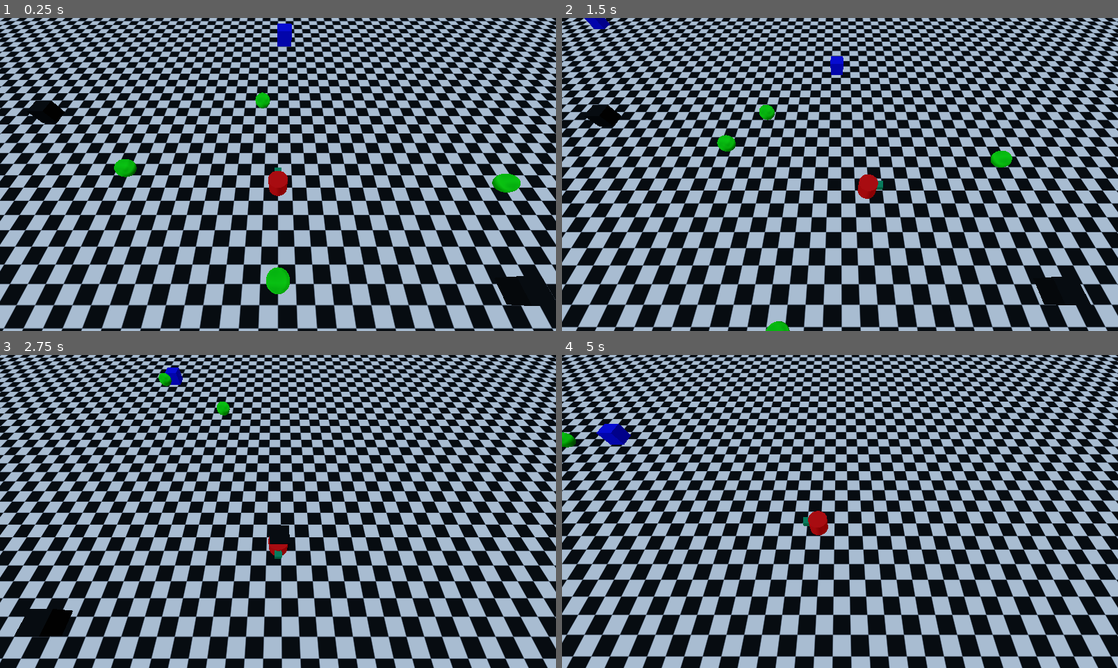
Above: before the commit, frames 1-4 (two rows, left to right).
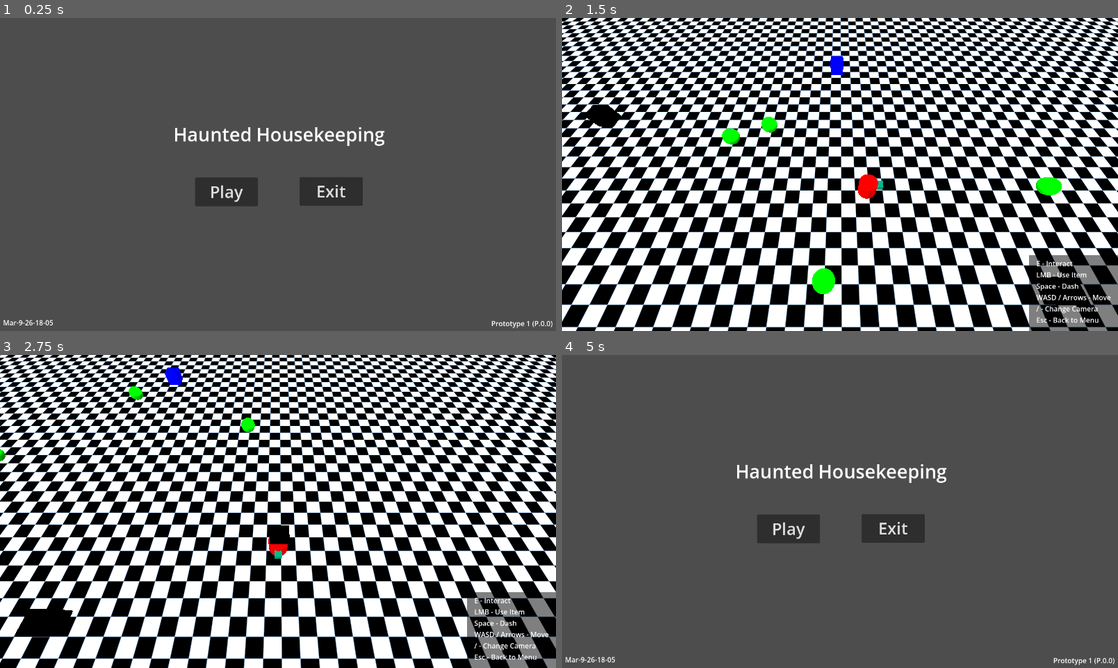
Above: after the commit, the same moments.

Repository: 0rbios/Haunted-Housekeeping
Game: Godot game, scene res://Maps/Main Menu/main_menu.tscn
Same seed, same stepped clock (60 frames per second), same inputs: the game is played once before the commit and once after it. Before the commit the project starts from res://Temp/debug.tscn.
Inputs (mouse positions are in pixels of both pictures, inside the frame that each line leads up to):
- Up to frame 1 (0.25 s): no input
- Up to frame 2 (1.5 s): click (789, 193) at 0.5 s, where only the run after the commit has a clickable "Play"; move the mouse to (962, 158) at 1.27 s; hold D (Right) from 1.28 s (still down); tap Space (Dash) at 1.35 s
- Up to frame 3 (2.75 s): tap E (Interact) at 1.55, 2.1 s; move the mouse to (166, 527) at 2.02 s; release D (Right) at 2.03 s; hold S (Down) from 2.03 s (still down); click (166, 527) at 2.3 s
- Up to frame 4 (5 s): move the mouse to (895, 442) at 2.77 s; release S (Down) at 2.78 s; press the mouse at (895, 442) at 2.78 s; hold D (Right) 2.78-3.53 s; tap Space (Dash) at 3.05, 3.6 s; move the mouse to (812, 574) at 3.52 s; release the mouse at (812, 574) at 3.53 s; hold W (Up) 3.53-4.28 s; tap E (Interact) at 3.8, 4.35 s; move the mouse to (1006, 558) at 4.27 s; press the mouse at (1006, 558) at 4.28 s; hold A (Left) from 4.28 s (still down); tap Escape (ui_cancel) at 4.9 s

The runs differ from the first frame. In frame 1, 98% of the frame differs, in the area x 0-100%, y 0-100%; in frame 2, 55%; in frame 3, 55%; in frame 4, 98%.

Commit message:
Added Main Menu - Added Tool Tip HUD - Fixed Item Pickup Rotation (Prototype 1 Ready)

Diff:
--- /dev/null
+++ b/Maps/HUD/hud.tscn
@@ -0,0 +1,22 @@
+[gd_scene format=3 uid="uid://7weh2gc0dfrp"]
+
+[node name="HUD" type="CanvasLayer" unique_id=1026730231]
+
+[node name="Back" type="ColorRect" parent="." unique_id=1820117260]
+offset_left = 1076.0
+offset_top = 545.0
+offset_right = 1280.0
+offset_bottom = 720.0
+color = Color(0, 0, 0, 0.5019608)
+
+[node name="Tool Tips" type="Label" parent="." unique_id=442194087]
+offset_left = 1092.0
+offset_top = 553.0
+offset_right = 1264.0
+offset_bottom = 706.0
+text = "E - Interact
+LMB - Use Item
+Space - Dash
+WASD / Arrows - Move
+/ - Change Camera
+Esc - Back to Menu"
--- /dev/null
+++ b/Maps/Main Menu/Scripts/main_menu.gd
@@ -0,0 +1,7 @@
+extends Control
+
+func _play_pressed():
+	get_tree().change_scene_to_file("res://Temp/debug.tscn")
+
+func _exit_button():
+	get_tree().quit()
--- /dev/null
+++ b/Maps/Main Menu/main_menu.tscn
@@ -0,0 +1,55 @@
+[gd_scene format=3 uid="uid://dttw5tp4dbpv7"]
+
+[ext_resource type="Script" uid="uid://ckry76hjalu7c" path="res://Maps/Main Menu/Scripts/main_menu.gd" id="1_e32qf"]
+
+[node name="Main Menu" type="Control" unique_id=502632630]
+layout_mode = 3
+anchors_preset = 15
+anchor_right = 1.0
+anchor_bottom = 1.0
+grow_horizontal = 2
+grow_vertical = 2
+script = ExtResource("1_e32qf")
+
+[node name="CanvasLayer" type="CanvasLayer" parent="." unique_id=1312700507]
+
+[node name="Title" type="Label" parent="CanvasLayer" unique_id=657473031]
+offset_left = 399.0
+offset_top = 238.0
+offset_right = 899.0
+offset_bottom = 304.0
+theme_override_font_sizes/font_size = 43
+text = "Haunted Housekeeping"
+
+[node name="Version Label" type="Label" parent="CanvasLayer" unique_id=1011881111]
+offset_left = 1131.0
+offset_top = 691.0
+offset_right = 1273.0
+offset_bottom = 714.0
+text = "Prototype 1 (P.0.0)"
+
+[node name="Compiled Date" type="Label" parent="CanvasLayer" unique_id=294270488]
+offset_left = 7.0
+offset_top = 689.0
+offset_right = 76.0
+offset_bottom = 712.0
+text = "Mar-9-26-18-05"
+
+[node name="Play Button" type="Button" parent="CanvasLayer" unique_id=963611272]
+offset_left = 449.0
+offset_top = 367.0
+offset_right = 594.0
+offset_bottom = 433.0
+theme_override_font_sizes/font_size = 38
+text = "Play"
+
+[node name="Exit Button" type="Button" parent="CanvasLayer" unique_id=186765882]
+offset_left = 690.0
+offset_top = 366.0
+offset_right = 835.0
+offset_bottom = 432.0
+theme_override_font_sizes/font_size = 38
+text = "Exit"
+
+[connection signal="pressed" from="CanvasLayer/Play Button" to="." method="_play_pressed"]
+[connection signal="pressed" from="CanvasLayer/Exit Button" to="." method="_exit_button"]
--- a/Objects/Pickups/Script/pickup.gd
+++ b/Objects/Pickups/Script/pickup.gd
@@ -16,11 +16,11 @@
 
 	if Input.is_action_just_pressed("Interact"):
 		if carriedBy == null and possibleCarrier != null:
+			carriedBy = possibleCarrier
 			self.position = Vector3(0,0,0)
-			self.rotation = possibleCarrier.rotation
-			carriedBy = possibleCarrier
 			carriedBy.carryingNode = self
 			reparent(carriedBy, false)
+			self.rotation = Vector3(0, 0, 0)
 		elif carriedBy != null:
 			drop()
 
--- a/Objects/Player/Scripts/player_movement.gd
+++ b/Objects/Player/Scripts/player_movement.gd
@@ -21,7 +21,7 @@
 		if Input.is_action_pressed("Use"):
 			carryingNode.position.z = -1
 			carryingNode.position.y = 0
-			activeSpeed = baseSpeed / 2
+			activeSpeed = baseSpeed / 2.0
 		else:
 			carryingNode.position.z = 0
 			carryingNode.position.y = 1
--- a/Temp/camera.gd
+++ b/Temp/camera.gd
@@ -21,3 +21,7 @@
 	match camMode:
 		"normal": tween.tween_property(self, "global_position", Vector3(following.global_position.x, following.global_position.y + 10, following.global_position.z + 5), 0.3)
 		"overview": tween.tween_property(self, "global_position", Vector3(following.global_position.x, following.global_position.y + 50, following.global_position.z + 50), 0.3)
+
+func _input(_event: InputEvent):
+	if Input.is_action_just_pressed("ui_cancel"):
+		get_tree().change_scene_to_file("res://Maps/Main Menu/main_menu.tscn")
--- a/Temp/debug.tscn
+++ b/Temp/debug.tscn
@@ -6,6 +6,7 @@
 [ext_resource type="PackedScene" uid="uid://bu1xuria60y5g" path="res://Objects/Ghost/ghost.tscn" id="4_whauu"]
 [ext_resource type="PackedScene" uid="uid://dpcfbku5h8bpa" path="res://Objects/Dirt/dirt.tscn" id="5_ttnt2"]
 [ext_resource type="Script" uid="uid://cqj1e0f7is52v" path="res://Temp/camera.gd" id="6_jby4n"]
+[ext_resource type="PackedScene" uid="uid://7weh2gc0dfrp" path="res://Maps/HUD/hud.tscn" id="7_aieuy"]
 
 [sub_resource type="ProceduralSkyMaterial" id="ProceduralSkyMaterial_lvjdj"]
 sky_horizon_color = Color(0.66224277, 0.6717428, 0.6867428, 1)
@@ -15,10 +16,13 @@
 sky_material = SubResource("ProceduralSkyMaterial_lvjdj")
 
 [sub_resource type="Environment" id="Environment_txpwr"]
-background_mode = 2
+background_mode = 1
+background_color = Color(0.25275356, 0.25275356, 0.25275356, 1)
 sky = SubResource("Sky_rdi1l")
-tonemap_mode = 2
-glow_enabled = true
+ambient_light_source = 3
+tonemap_exposure = 2.0
+adjustment_enabled = true
+adjustment_brightness = 1.3
 
 [node name="Node3D" type="Node3D" unique_id=1390304786]
 
@@ -37,12 +41,15 @@
 
 [node name="Object2" parent="." unique_id=203089754 instance=ExtResource("3_rdi1l")]
 transform = Transform3D(1, 0, 0, 0, 1, 0, 0, 0, 1, 22.4844, 4.911544, 16.83707)
+pickupType = "mop"
 
 [node name="Object3" parent="." unique_id=89118270 instance=ExtResource("3_rdi1l")]
 transform = Transform3D(1, 0, 0, 0, 1, 0, 0, 0, 1, -23.542767, 8.778299, -18.452644)
+pickupType = "mop"
 
 [node name="Object4" parent="." unique_id=557077033 instance=ExtResource("3_rdi1l")]
 transform = Transform3D(1, 0, 0, 0, 1, 0, 0, 0, 1, -15.133941, 5.1547594, 14.553395)
+pickupType = "mop"
 
 [node name="Ghost" parent="." unique_id=774080266 instance=ExtResource("4_whauu")]
 transform = Transform3D(1, 0, 0, 0, 1, 0, 0, 0, 1, 0, 0.6, 4.575736)
@@ -75,3 +82,5 @@
 [node name="Camera" type="Camera3D" parent="." unique_id=21355786]
 transform = Transform3D(1, 0, 0, 0, 0.49999997, 0.86602545, 0, -0.86602545, 0.49999997, 0, 8.5, 5)
 script = ExtResource("6_jby4n")
+
+[node name="HUD" parent="." unique_id=1026730231 instance=ExtResource("7_aieuy")]
--- a/project.godot
+++ b/project.godot
@@ -11,15 +11,17 @@
 [application]
 
 config/name="Project: Haunted Housekeeper"
-config/version="Prototype 1"
-run/main_scene="uid://12wfu2blar8s"
+config/version="P.0.0"
+run/main_scene="uid://dttw5tp4dbpv7"
 config/features=PackedStringArray("4.6", "Forward Plus")
 
 [display]
 
 window/size/viewport_width=1280
 window/size/viewport_height=720
+window/size/mode=3
 window/size/resizable=false
+window/stretch/mode="viewport"
 
 [global_group]
 
Not shown, added: Maps/Main Menu/Scripts/main_menu.gd.uid
Not shown, added: export_presets.cfg
